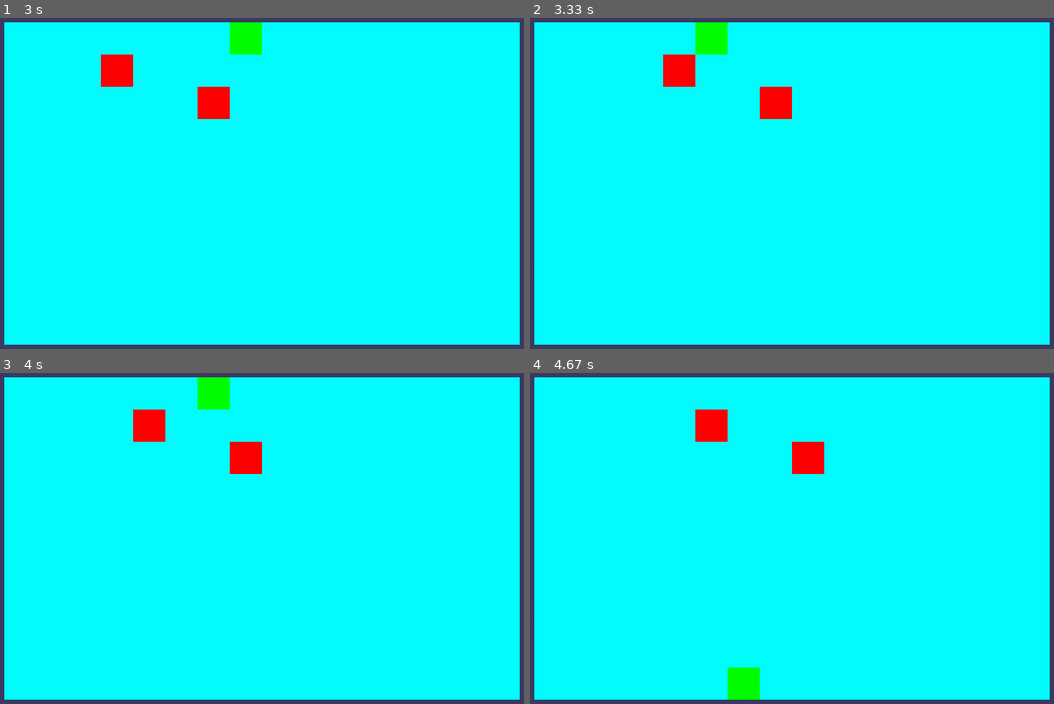
Above: before the commit, frames 1-4 (two rows, left to right).
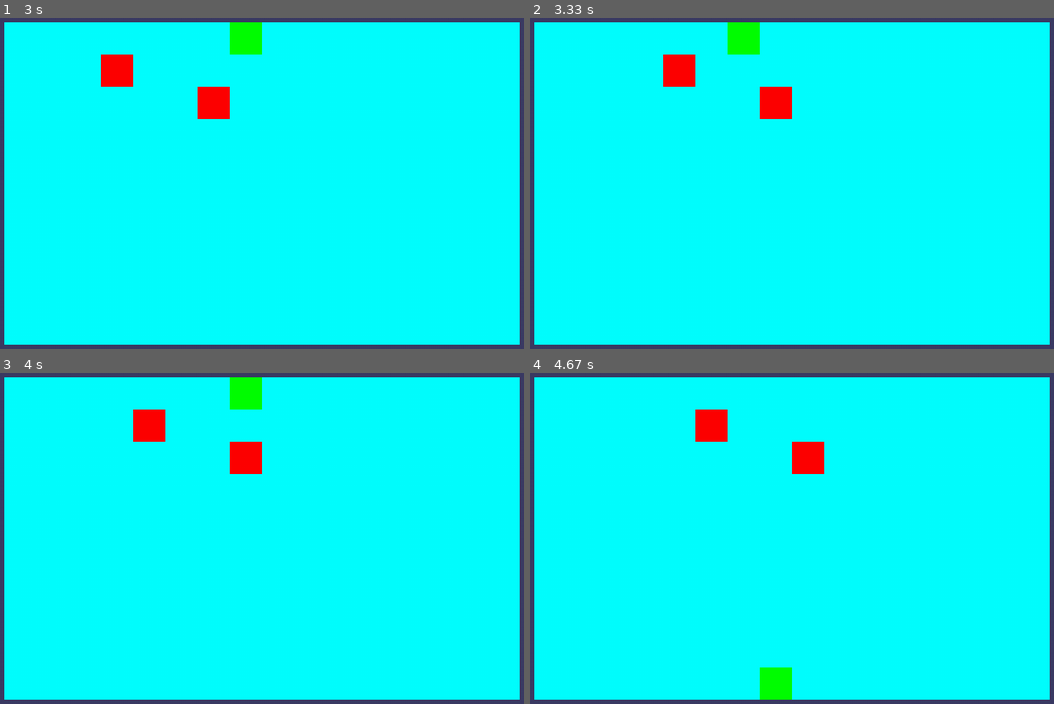
Above: after the commit, the same moments.

Repository: drinkincode/pygame-stream
Game: pygame game, started from main.py
Same seed, same stepped clock (60 frames per second), same inputs: the game is played once before the commit and once after it.
Inputs:
- Up to frame 1 (3 s): hold Left 0.33-0.87 s; hold Down 0.9-1.2 s; hold Left 1.23-1.63 s; hold Up 1.67-2.03 s; hold Right 2.07-2.7 s; hold Down from 2.73 s (still down)
- Up to frame 2 (3.33 s): release Down at 3.1 s; hold Left from 3.13 s (still down); tap A at 3.28 s
- Up to frame 3 (4 s): release Left at 3.6 s; hold Right from 3.63 s (still down)
- Up to frame 4 (4.67 s): release Right at 4.1 s; hold Up 4.13-4.43 s

Frame 1 is identical in both runs. In frame 2, 1.2% of the frame differs, in the area x 31-44%, y 1-12%; in frame 3, 1.2%; in frame 4, 1.2%.

Commit message:
eventHandler class creation, player actor class creation

Diff:
--- /dev/null
+++ b/actors/playerActor.py
@@ -0,0 +1,10 @@
+from actors.actor import Actor
+class PlayerActor(Actor):
+    def __init__(self, initDir, playerName, playerStatsList, playerAttackList, x, y):
+        super().__init__(playerName, playerStatsList, playerAttackList, x, y)
+        self.direction = initDir
+
+    def isMove(self, direction)->bool:
+        if self.direction == direction:
+            return True
+        return False
--- a/board/boardHandler.py
+++ b/board/boardHandler.py
@@ -6,9 +6,12 @@
         #    'actorName': [x, y]
         # }
         self.actorPosDict = {}
+        self.boardWidth = boardWidth
+        self.boardHeight = boardHeight
 
     def createBoard(self, boardWidth, boardHeight):
         board = [ [0] * boardHeight for _ in range(boardWidth) ]
+        print(board)
         return board
 
     # updatesList: [actor, x, y]
@@ -27,6 +30,8 @@
 
             self.board[x][y] = actor
             self.actorPosDict[actor.name] = [x, y]
+
+        # pass to collison detection
         return True
 
     def doesActorExist(self, actor):
--- a/board/collisionDetection.py
+++ b/board/collisionDetection.py
@@ -1,2 +1,5 @@
-def collisionDectection():
+def collisionDectection(board):
+    # actor1 and actor2 enter same box
+    # actor1 enters actor's box
+    # actor2 enter's actor1's box
     return True
--- /dev/null
+++ b/events/eventHandler.py
@@ -0,0 +1,47 @@
+from board.boardHandler import BoardHandler
+from actors.actor import Actor
+import pygame.event, sys
+from pygame.locals import *
+
+class EventHandler():
+    def __init__(self, player: Actor, boardHandler: BoardHandler):
+        self.player = player
+        self.boardHandler = boardHandler
+        self.eventQueue = []
+
+
+
+    def event(self, eventQueue: list, updatesList: list):
+        for event in eventQueue: # event handling loop
+            currXYList = self.boardHandler.actorPosDict[self.player.name]
+            newX = currXYList[0]
+            newY = currXYList[1]
+
+            if event.type == QUIT or (event.type == KEYUP and event.key == K_ESCAPE):
+                pygame.quit()
+                sys.exit()
+
+            elif event.type == KEYDOWN:
+
+                # left
+                if (event.key == K_LEFT or event.key == K_a):
+                    newX -= 1
+                # right
+                elif (event.key == K_RIGHT or event.key == K_a):
+                    if newX < self.boardHandler.boardWidth - 1:
+                        newX += 1
+                    else:
+                        newX = 0
+                # up
+                elif (event.key == K_UP or event.key == K_a):
+                    newY -= 1
+                # down
+                elif (event.key == K_DOWN or event.key == K_a):
+                    if newY < self.boardHandler.boardHeight - 1:
+                        newY += 1
+                    else:
+                        newY = 0
+
+            updatesList.append([self.player, newX, newY])
+
+        return updatesList
--- a/main.py
+++ b/main.py
@@ -1,8 +1,10 @@
 import random, pygame, sys, os
 from pygame.locals import *
+from actors.playerActor import PlayerActor
 from actors.actor import Actor
 from board.boardHandler import BoardHandler
 from actors.npcHandler import NpcHandler
+from events.eventHandler import EventHandler
 
 FPS = 30
 WINDOWWIDTH = 1000
@@ -32,6 +34,10 @@
 
 ALLCOLORS = (RED, GREEN, BLUE, YELLOW, ORANGE, PURPLE, CYAN)
 
+RIGHT = 'right'
+LEFT = 'left'
+UP = 'up'
+DOWN = 'down'
 
 def main():
     npc_num_moves = 1
@@ -46,58 +52,24 @@
     mousex = 0 # used to store x coordinate of mouse event
     mousey = 0 # used to store y coordinate of mouse event
 
-    RIGHT = 'right'
-    LEFT = 'left'
-    UP = 'up'
-    DOWN = 'down'
 
     DISPLAYSURF.fill(BGCOLOR)
 
 
     boardHandler = BoardHandler(BOARDWIDTH, BOARDHEIGHT)
     player, NpcHandler = startGame(boardHandler)
+    updatesList = []
+
+    eventHandler = EventHandler(player, boardHandler)
+
     while True: # main game loop
         mouseClicked = False
-
         # direction sprite is facing
         direction = RIGHT
-        updatesList = []
+
         updatesList = NpcHandler.getNpcUpdates(pygame.time.get_ticks(), updatesList)
-
-        for event in pygame.event.get(): # event handling loop
-            currXYList = boardHandler.actorPosDict[player.name]
-            newX = currXYList[0]
-            newY = currXYList[1]
-
-            if event.type == QUIT or (event.type == KEYUP and event.key == K_ESCAPE):
-                pygame.quit()
-                sys.exit()
-
-            elif event.type == KEYDOWN:
-                # left
-                if (event.key == K_LEFT or event.key == K_a):
-                    currXYList = boardHandler.actorPosDict[player.name]
-                    newX -= 1
-                # right
-                elif (event.key == K_RIGHT or event.key == K_a):
-                    currXYList = boardHandler.actorPosDict[player.name]
-                    if newX < BOARDWIDTH - 1:
-                        newX += 1
-                    else:
-                        newX = 0
-                # up
-                elif (event.key == K_UP or event.key == K_a):
-                    currXYList = boardHandler.actorPosDict[player.name]
-                    newY -= 1
-                # down
-                elif (event.key == K_DOWN or event.key == K_a):
-                    currXYList = boardHandler.actorPosDict[player.name]
-                    if newY < BOARDHEIGHT - 1:
-                        newY += 1
-                    else:
-                        newY = 0
-
-                updatesList.append([player, newX, newY])
+        updatesList = eventHandler.event(pygame.event.get(), updatesList)
+
         boardHandler.updateBoard(updatesList)
         drawBoard(boardHandler.board)
 
@@ -199,51 +171,38 @@
     updatesList = []
     npcHandler = startNcpHandler()
     # create new player dict
-    initActorsList = [
-        {
-            'name': 'john',
-            'statsList': [
-                ['healthStats', 100],
-                ['stamina', 100]
-            ],
-            'attackList': [
-                {
-                    'atkName': 'punch',
-                    'atkDamage': 10,
-                    'atkLevel': 1,
-                    'atkCost': []
-                }
-            ],
-            'xPos': 8,
-            'yPos': 9,
-            'color': GREEN
-        },
-
-        # {
-        #     'name': 'npc',
-        #     'statsList': [
-        #         ['healthStats', 100],
-        #         ['stamina', 100]
-        #     ],
-        #     'attackList': [
-        #         {
-        #             'atkName': 'punch',
-        #             'atkDamage': 10,
-        #             'atkLevel': 1,
-        #             'atkCost': []
-        #         }
-        #     ],
-        #     'xPos': 0,
-        #     'yPos': 0,
-        #     'color': RED
-        # }
-    ]
-
-    for actor in initActorsList:
-        newActor = Actor(actor['name'], actor['statsList'], actor['attackList'], actor['xPos'], actor['yPos'])
-        newActor.color = actor['color']
-
-        updatesList.append([newActor, newActor.x, newActor.y])
+    playerActorsDict = {
+        'name': 'john',
+        'statsList': [
+            ['healthStats', 100],
+            ['stamina', 100],
+        ],
+        'attackList': [
+            {
+                'atkName': 'punch',
+                'atkDamage': 10,
+                'atkLevel': 1,
+                'atkCost': []
+            }
+        ],
+        'xPos': 8,
+        'yPos': 9,
+        'color': GREEN
+    }
+
+    playerName = playerActorsDict['name']
+    playerStatsList = playerActorsDict['statsList']
+    playerAttackList = playerActorsDict['attackList']
+    x = playerActorsDict['xPos']
+    y = playerActorsDict['yPos']
+    y = playerActorsDict['yPos']
+    playerDir = UP
+
+    newActor = PlayerActor(playerDir, playerName, playerStatsList, playerAttackList, x, y)
+
+    newActor.color = playerActorsDict['color']
+
+    updatesList.append([newActor, newActor.x, newActor.y])
 
     updatesList = npcHandler.getNpcUpdates(pygame.time.get_ticks(), updatesList)
 
@@ -254,6 +213,5 @@
     player = updatesList[0][0]
     return player, npcHandler
 
-
 if __name__ == '__main__':
     main()
